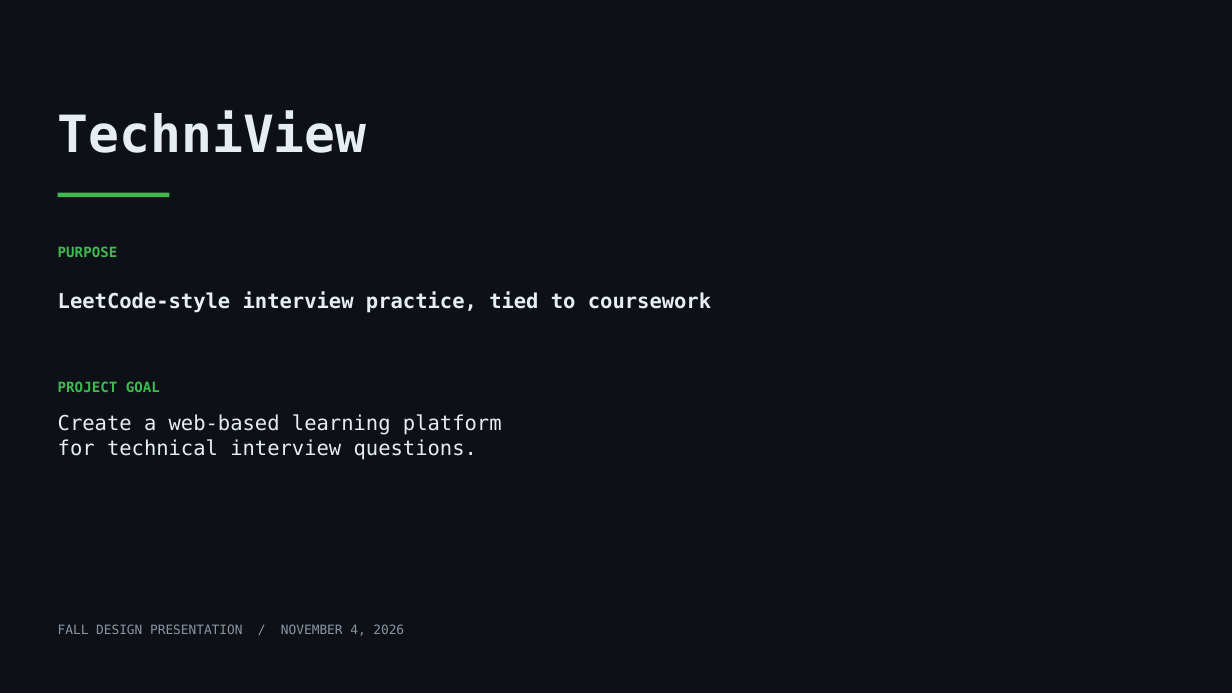
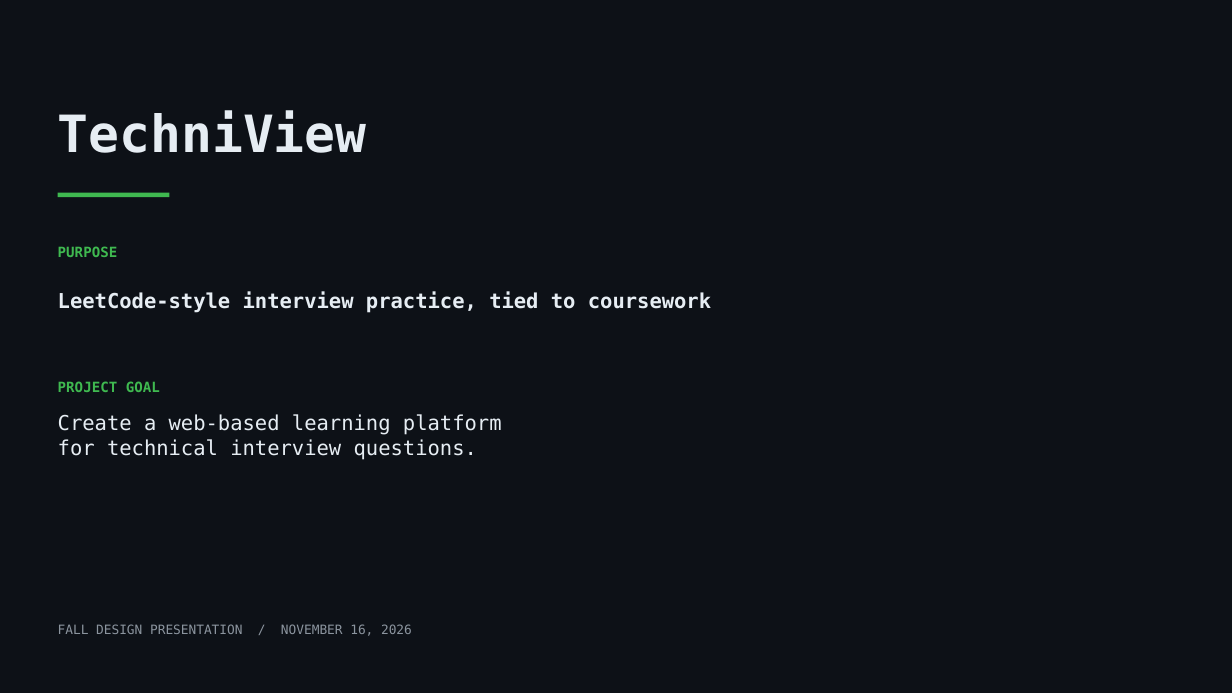
Before and after one commit to techniview/techniview, a slide deck: slide 1 of presentation/TechniView_Presentation.pptx. Drawn at 1232x693 pixels with LibreOffice and Linux fonts; fonts in the diff are those of the drawing. Boxes give left, top, right and bottom in pixels: in the first picture for what was removed or moved away, otherwise in the second. Text is boxed around its words. In the diff, an @@ line names an element or a change of style, - is before the commit and + after.

```diff
--- a/presentation/TechniView_Presentation.pptx
+++ b/presentation/TechniView_Presentation.pptx
@@ text at box(58, 624, 412, 636): text changed @@
-FALL DESIGN PRESENTATION / NOVEMBER 4, 2026
+FALL DESIGN PRESENTATION / NOVEMBER 16, 2026
```
Also in this commit, not shown: 12 other slides changed, 4 other files.
